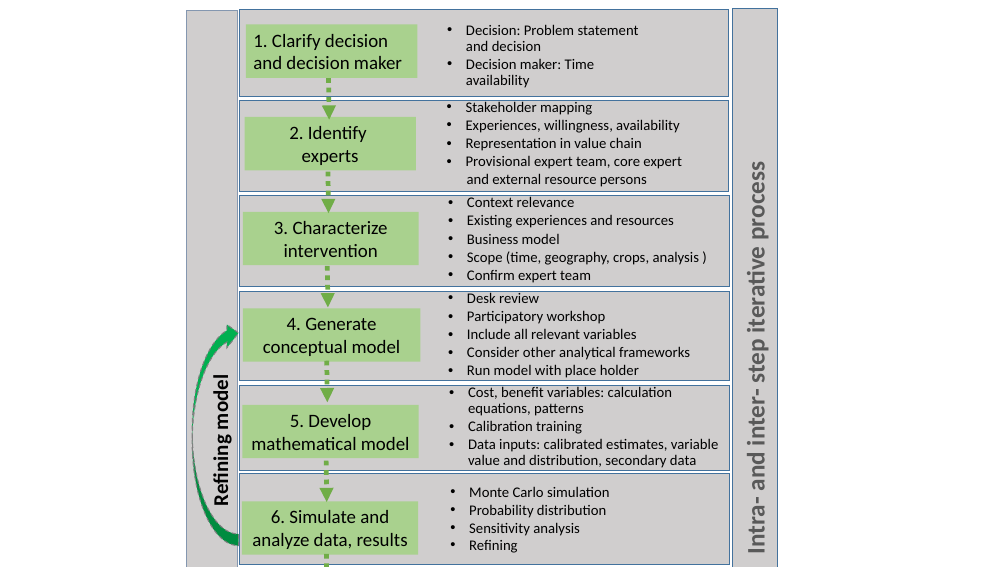
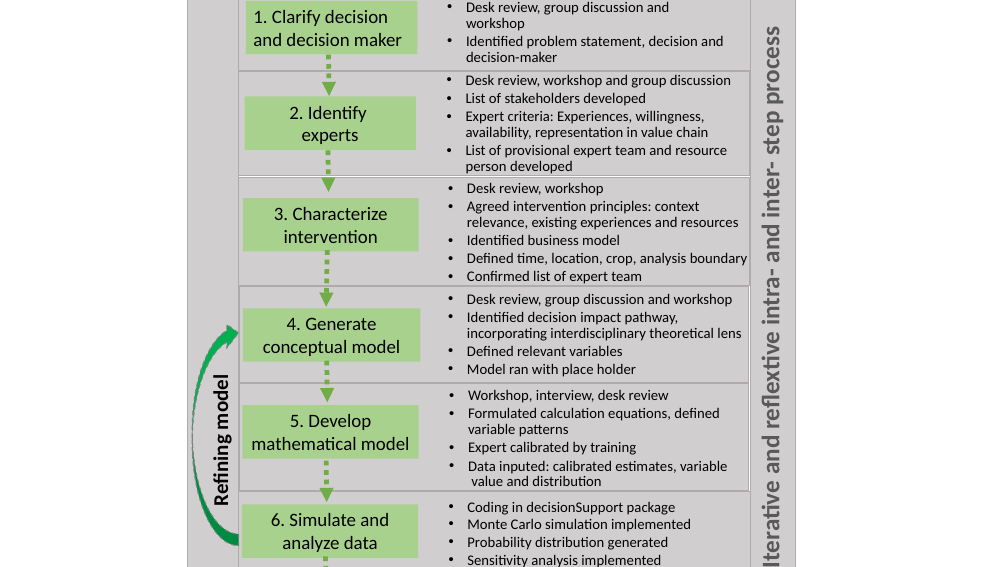
Before and after one commit to ThiThuGiangLuu/ACS-Decision-Analysis, a slide deck: slide 1 of Figures/Fig2-Sequence.pptx. Drawn at 1008x567 pixels with LibreOffice and Linux fonts; fonts in the diff are those of the drawing. Boxes give left, top, right and bottom in pixels: in the first picture for what was removed or moved away, otherwise in the second. Text is boxed around its words. In the diff, an @@ line names an element or a change of style, - is before the commit and + after.

```diff
--- a/Figures/Fig2-Sequence.pptx
+++ b/Figures/Fig2-Sequence.pptx
@@ rectangle: place and size @@
-rectangle at bbox=[186, 11, 237, 567]
+rectangle at bbox=[188, 0, 238, 567]
@@ rectangle at bbox=[188, 0, 238, 567]: outline #8497B0 1 pt to #AFABAB 1 pt @@
@@ rectangle: place and size @@
-rectangle at bbox=[239, 10, 729, 97]
+rectangle at bbox=[239, 0, 751, 70]
@@ rectangle "1. Clarify decision and decision ...": place and size @@
-rectangle "1. Clarify decision and decision ..." at bbox=[246, 24, 417, 78]
+rectangle "1. Clarify decision and decision ..." at bbox=[246, 1, 417, 54]
@@ text at bbox=[466, 1, 723, 62]: text changed @@
-  •• Decision: Problem statement and decision
-  •• Decision maker: Time availability
+  •• Desk review, group discussion and workshop
+  •• Identified problem statement, decision and decision-maker
@@ rectangle: place and size @@
-rectangle at bbox=[733, 8, 777, 567]
+rectangle at bbox=[751, 0, 796, 567]
@@ arrow moved from (329, 78) - (329, 119) to (329, 54) - (329, 96) @@
@@ text at bbox=[755, 34, 786, 473]: text changed @@
-Intra- and inter- step iterative process
+Iterative and reflextive intra- and inter- step process
@@ outline #43739E 1 pt to #AFABAB 1 pt in 7 elements at bbox=[239, 287, 749, 383], bbox=[751, 0, 796, 567], bbox=[238, 178, 749, 286], bbox=[239, 384, 749, 491], bbox=[239, 492, 750, 567], bbox=[239, 0, 751, 70], bbox=[238, 72, 750, 176] @@
@@ rectangle: place and size @@
-rectangle at bbox=[240, 101, 729, 191]
+rectangle at bbox=[238, 72, 750, 176]
@@ text at bbox=[466, 74, 731, 174]: text changed @@
-  •• Stakeholder mapping
-  •• Experiences, willingness, availability
-  •• Representation in value chain
-  •• Provisional expert team, core expert
-  and external resource persons
+  •• Desk review, workshop and group discussion
+  •• List of stakeholders developed
+  •• Expert criteria: Experiences, willingness, availability, representation in value chain
+  •• List of provisional expert team and resource person developed
@@ rectangle "2. Identify": place and size @@
-rectangle "2. Identify" at bbox=[244, 117, 416, 171]
+rectangle "2. Identify" at bbox=[244, 97, 416, 150]
@@ rectangle: place and size @@
-rectangle at bbox=[240, 196, 730, 287]
+rectangle at bbox=[238, 178, 749, 286]
@@ arrow moved from (328, 172) - (329, 213) to (328, 150) - (329, 192) @@
@@ rectangle "3. Characterize intervention": place and size @@
-rectangle "3. Characterize intervention" at bbox=[243, 212, 419, 265]
+rectangle "3. Characterize intervention" at bbox=[243, 198, 419, 252]
@@ text at bbox=[467, 182, 748, 284]: text changed @@
-  •• Context relevance
-  •• Existing experiences and resources
-  •• Business model
-  •• Scope (time, geography, crops, analysis )
-  •• Confirm expert team
+  •• Desk review, workshop
+  •• Agreed intervention principles: context relevance, existing experiences and resources
+  •• Identified business model
+  •• Defined time, location, crop, analysis boundary
+  •• Confirmed list of expert team
@@ arrow moved from (327, 266) - (328, 308) to (327, 250) - (326, 307) @@
@@ rectangle: place and size @@
-rectangle at bbox=[240, 291, 730, 380]
+rectangle at bbox=[239, 287, 749, 383]
@@ text at bbox=[467, 293, 741, 377]: text changed @@
-  •• Desk review
-  •• Participatory workshop
-  •• Include all relevant variables
-  •• Consider other analytical frameworks
-  •• Run model with place holder
+  •• Desk review, group discussion and workshop
+  •• Identified decision impact pathway, incorporating interdisciplinary theoretical lens
+  •• Defined relevant variables
+  •• Model ran with place holder
@@ rectangle: place and size @@
-rectangle at bbox=[240, 386, 730, 470]
+rectangle at bbox=[239, 384, 749, 491]
@@ text at bbox=[468, 390, 727, 486]: text changed @@
-  •• Cost, benefit variables: calculation equations, patterns
-  •• Calibration training
-  •• Data inputs: calibrated estimates, variable value and distribution, secondary data
+  •• Workshop, interview, desk review
+  •• Formulated calculation equations, defined variable patterns
+  •• Expert calibrated by training
+  •• Data inputed: calibrated estimates, variable value and distribution
@@ rectangle: place and size @@
-rectangle at bbox=[240, 473, 730, 565]
+rectangle at bbox=[239, 492, 750, 567]
@@ text at bbox=[467, 501, 691, 567]: text changed @@
-• Monte Carlo simulation
-• Probability distribution
-• Sensitivity analysis
-• Refining
+• Coding in decisionSupport package
+• Monte Carlo simulation implemented
+• Probability distribution generated
+• Sensitivity analysis implemented
+• Model refined, where possible
@@ text in rectangle at bbox=[271, 513, 389, 552]: text changed @@
-6. Simulate and analyze data, results
+6. Simulate and analyze data
```
Also in this commit, not shown: 4 other files.
